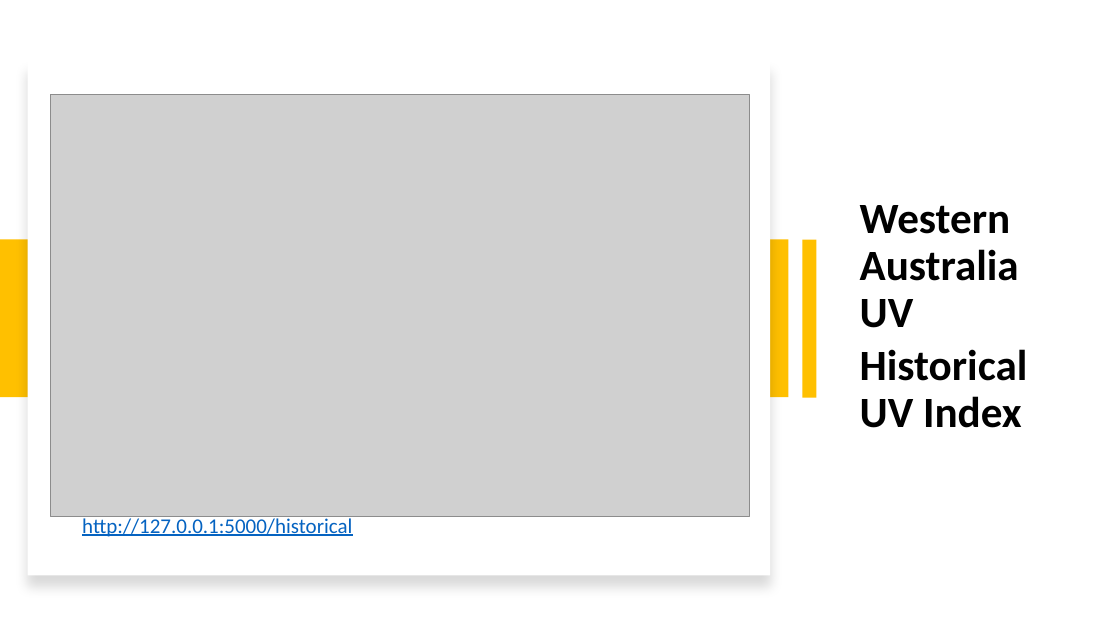
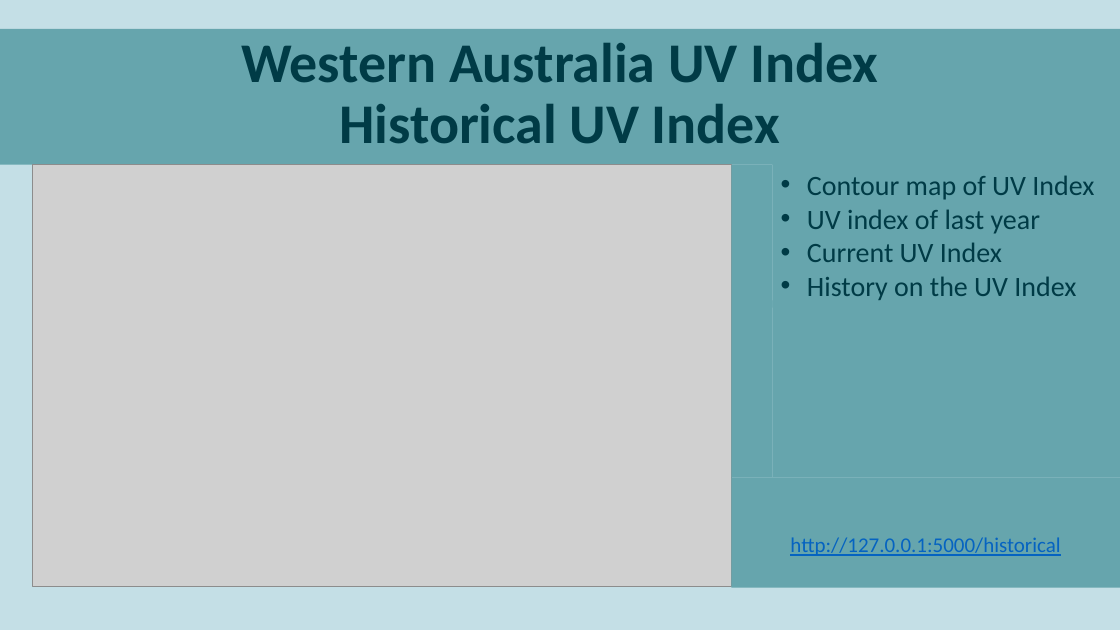
Before and after one commit to parastoorazavi/Data-Analytics-Project-2, a slide deck: slide 8 of Presentation.pptx. Drawn at 1120x630 pixels with LibreOffice and Linux fonts; fonts in the diff are those of the drawing; grey boxes stand for pictures. Boxes give left, top, right and bottom in pixels: in the first picture for what was removed or moved away, otherwise in the second. Text is boxed around its words. In the diff, an @@ line names an element or a change of style, - is before the commit and + after.

```diff
--- a/Presentation.pptx
+++ b/Presentation.pptx
@@ background #FFFFFF to #C4DFE6 @@
@@ rectangle "Western Australia UV Index" resized from (x1=860, y1=205, x2=1028, y2=428) to (x1=0, y1=29, x2=1120, y2=166) @@
@@ rectangle "Western Australia UV Index" at (x1=0, y1=29, x2=1120, y2=166): fill none to #66A5AD @@
@@ text in rectangle at (x1=241, y1=43, x2=878, y2=83): text changed; size 37 to 48 pt; text colour #000000 to #003B46 @@
-Western Australia UV
+Western Australia UV Index
@@ rectangle removed at (x1=28, y1=61, x2=770, y2=576) @@
@@ text in rectangle at (x1=340, y1=104, x2=780, y2=144): size 37 to 48 pt, text colour #000000 to #003B46 in "Historical UV Index"; alignment left to centre; line spacing 0.9 to 0.8 @@
@@ picture moved from (x1=50, y1=95, x2=749, y2=517) to (x1=33, y1=165, x2=732, y2=586) @@
@@ rectangle at (x1=732, y1=165, x2=773, y2=477): fill #FFC000 to #66A5AD; rotation 90 to 0 degrees @@
@@ text added at (x1=807, y1=175, x2=1094, y2=300), 24 pt, text #003B46 @@
+• Contour map of UV Index
+• UV index of last year
+• Current UV Index
+• History on the UV Index
@@ rectangle removed at (x1=0, y1=240, x2=789, y2=398) @@
@@ rectangle added at (x1=773, y1=301, x2=1120, y2=478), fill #66A5AD @@
@@ rectangle "http://127.0.0.1:5000/historical" resized from (x1=82, y1=515, x2=352, y2=537) to (x1=732, y1=477, x2=1120, y2=587) @@
@@ rectangle "http://127.0.0.1:5000/historical" at (x1=732, y1=477, x2=1120, y2=587): alignment left to centre; fill none to #66A5AD @@
```
Also in this commit, not shown: 11 other slides changed, 1 slide added, 1 slide removed, 2 other files.
